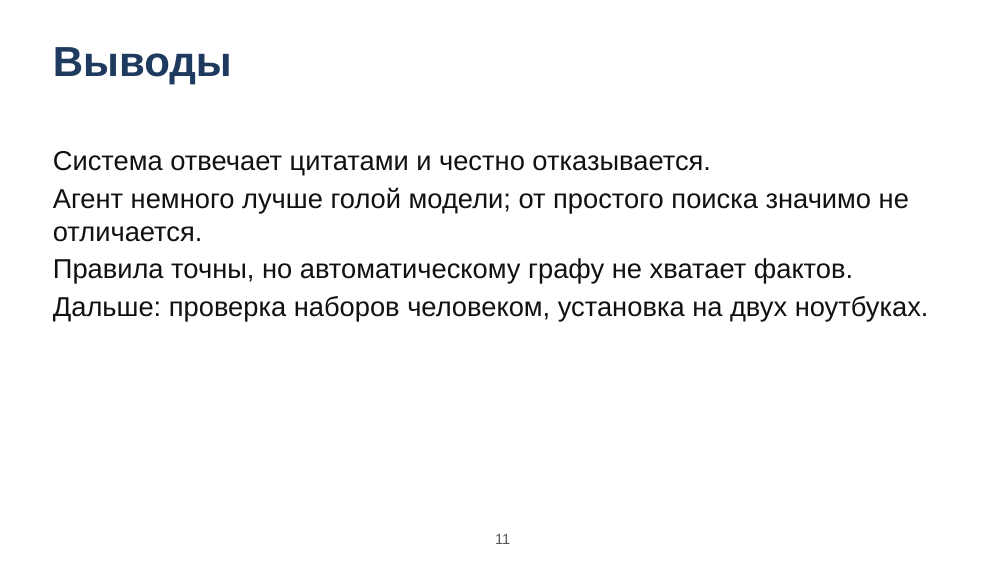
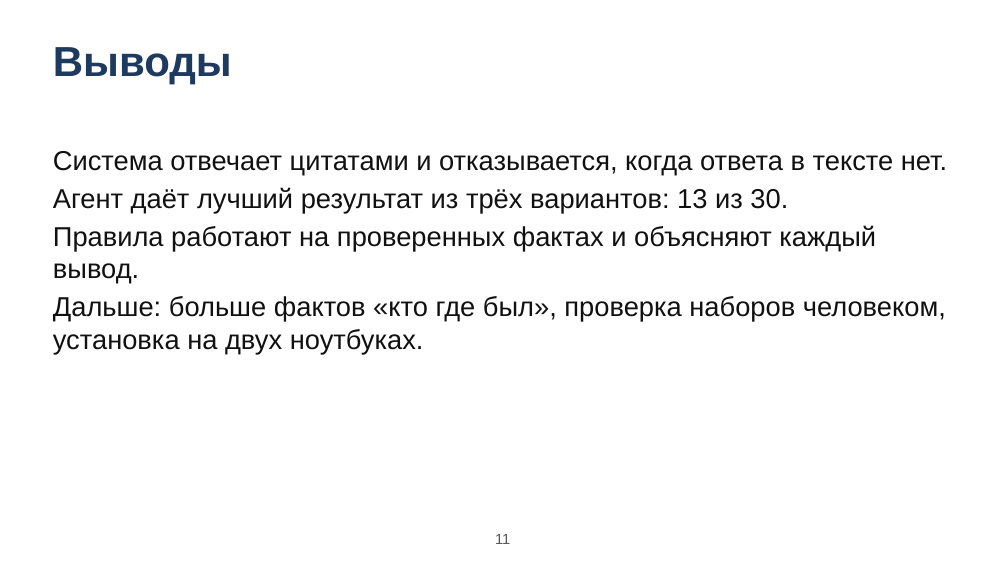
Before and after one commit to AndrewStrizhevskiy/detective-board, a slide deck: slide 11 of docs/gost/09-prezentaciya.pptx. Drawn at 1008x567 pixels with LibreOffice and Linux fonts; fonts in the diff are those of the drawing. Boxes give left, top, right and bottom in pixels: in the first picture for what was removed or moved away, otherwise in the second. Text is boxed around its words. In the diff, an @@ line names an element or a change of style, - is before the commit and + after.

```diff
--- a/docs/gost/09-prezentaciya.pptx
+++ b/docs/gost/09-prezentaciya.pptx
@@ text at bbox=[53, 151, 947, 354]: text changed @@
-Система отвечает цитатами и честно отказывается.
-Агент немного лучше голой модели; от простого поиска значимо не отличается.
-Правила точны, но автоматическому графу не хватает фактов.
-Дальше: проверка наборов человеком, установка на двух ноутбуках.
+Система отвечает цитатами и отказывается, когда ответа в тексте нет.
+Агент даёт лучший результат из трёх вариантов: 13 из 30.
+Правила работают на проверенных фактах и объясняют каждый вывод.
+Дальше: больше фактов «кто где был», проверка наборов человеком, установка на двух ноутбуках.
```
Also in this commit, not shown: 3 other slides changed, 31 other files.
